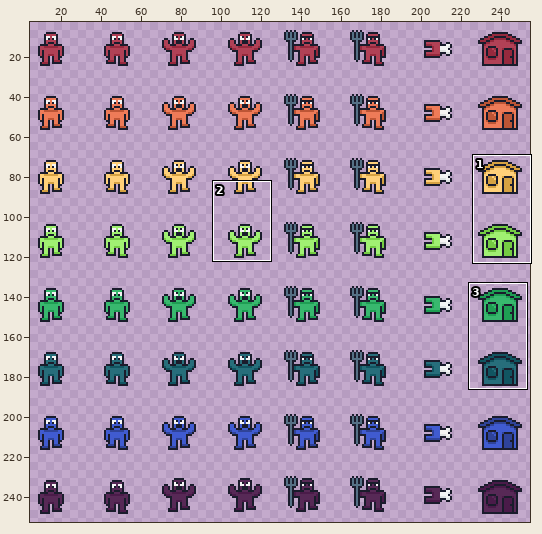
File history of a sprite sheet, Art/villagers.png. Above, an overview of the earlier version with the close-up marked.
Close-up. As it was:
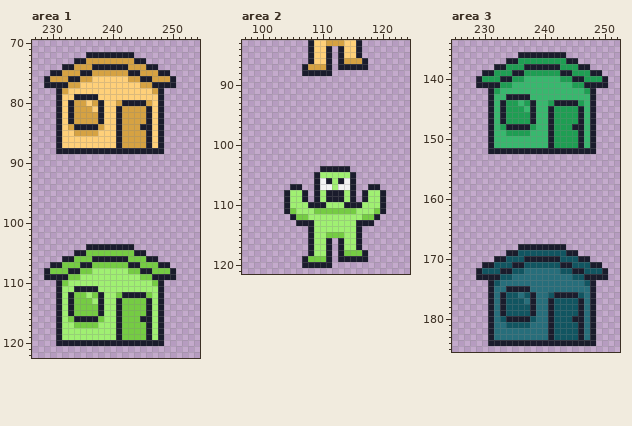
The file is 256x256 pixels. Shown: area 1: x 227..254, y 70..122; area 2: x 97..124, y 83..121; area 3: x 225..252, y 134..185. The wide view leaves out empty margins. The commit also changed other parts of the picture, which this record leaves out.
After:
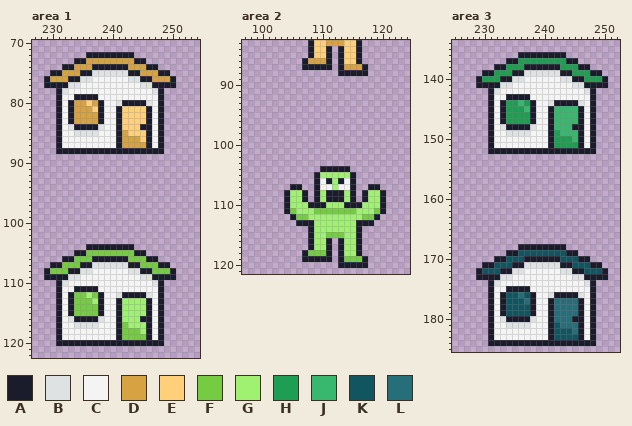
Palette (. is transparent): A #1a1c2c  B #dee2e3  C #f4f4f4  D #d6a242  E #ffd079  F #75cc43  G #a0f072  H #1e9e53  J #38b86e  K #115561  L #276e7b
Diff:
Area 1:
y 75: x 237..242 DDDDDD -> BBBBBB
y 76: x 235..244 DDEEEEEEDD -> BBCCCCCCBB
y 77: x 233..246 DDEEEEEEEEEEDD -> BBCCCCCCCCCCBB
y 78: x 232..247 DEEEEEEEEEEEEEED -> BCCCCCCCCCCCCCCB
y 79: x 232..233 EE -> CC; x 238..247 EEEEEEEEEE -> CCCCCCCCCC
y 80: x 232 E -> C; x 239..241 EED -> CCB; x 246..247 DE -> BC
y 81..83: x 232 E -> C; x 239..240 EE -> CC; x 242..245 DDDD -> EEEE; x 247 E -> C
y 84: x 232..233 ED -> CB; x 238..240 DEE -> BCC; x 242..244 DDD -> EEE; x 247 E -> C
y 85: x 232..240 EEDDDDEEE -> CCBBBBCCC; x 243..245 DDD -> EEE; x 247 E -> C
y 86: x 232..240 EEEEEEEEE -> CCCCCCCCC; x 245 D -> E; x 247 E -> C
y 87: x 232..240 EEEEEEEEE -> CCCCCCCCC; x 247 E -> C
y 107: x 237..242 FFFFFF -> BBBBBB
y 108: x 235..244 FFGGGGGGFF -> BBCCCCCCBB
y 109: x 233..246 FFGGGGGGGGGGFF -> BBCCCCCCCCCCBB
y 110: x 232..247 FGGGGGGGGGGGGGGF -> BCCCCCCCCCCCCCCB
y 111: x 232..233 GG -> CC; x 238..247 GGGGGGGGGG -> CCCCCCCCCC
y 112: x 232 G -> C; x 239..241 GGF -> CCB; x 246..247 FG -> BC
y 113..115: x 232 G -> C; x 239..240 GG -> CC; x 242..245 FFFF -> GGGG; x 247 G -> C
y 116: x 232..233 GF -> CB; x 238..240 FGG -> BCC; x 242..244 FFF -> GGG; x 247 G -> C
y 117: x 232..240 GGFFFFGGG -> CCBBBBCCC; x 243..245 FFF -> GGG; x 247 G -> C
y 118: x 232..240 GGGGGGGGG -> CCCCCCCCC; x 245 F -> G; x 247 G -> C
y 119: x 232..240 GGGGGGGGG -> CCCCCCCCC; x 247 G -> C
Area 2:
y 86: x 107..110 .AEE -> ADDD; x 114..117 DDDA -> EEA.
y 87: x 108..110 DDD -> AAA; x 114..116 AAA -> DDD
y 88: x 107..111 AAAAA -> .....; x 113..117 ..... -> AAAAA
y 118: x 107..110 .AGG -> AFFF; x 114..117 FFFA -> GGA.
y 119: x 108..110 FFF -> AAA; x 114..116 AAA -> FFF
y 120: x 107..111 AAAAA -> .....; x 113..117 ..... -> AAAAA
Area 3:
y 139: x 237..242 HHHHHH -> BBBBBB
y 140: x 235..244 HHJJJJJJHH -> BBCCCCCCBB
y 141: x 233..246 HHJJJJJJJJJJHH -> BBCCCCCCCCCCBB
y 142: x 232..247 HJJJJJJJJJJJJJJH -> BCCCCCCCCCCCCCCB
y 143: x 232..233 JJ -> CC; x 238..247 JJJJJJJJJJ -> CCCCCCCCCC
y 144: x 232 J -> C; x 239..241 JJH -> CCB; x 246..247 HJ -> BC
y 145..147: x 232 J -> C; x 239..240 JJ -> CC; x 242..245 HHHH -> JJJJ; x 247 J -> C
y 148: x 232..233 JH -> CB; x 238..240 HJJ -> BCC; x 242..244 HHH -> JJJ; x 247 J -> C
y 149: x 232..240 JJHHHHJJJ -> CCBBBBCCC; x 243..245 HHH -> JJJ; x 247 J -> C
y 150: x 232..240 JJJJJJJJJ -> CCCCCCCCC; x 245 H -> J; x 247 J -> C
y 151: x 232..240 JJJJJJJJJ -> CCCCCCCCC; x 247 J -> C
y 171: x 237..242 KKKKKK -> BBBBBB
y 172: x 235..244 KKLLLLLLKK -> BBCCCCCCBB
y 173: x 233..246 KKLLLLLLLLLLKK -> BBCCCCCCCCCCBB
y 174: x 232..247 KLLLLLLLLLLLLLLK -> BCCCCCCCCCCCCCCB
y 175: x 232..233 LL -> CC; x 238..247 LLLLLLLLLL -> CCCCCCCCCC
y 176: x 232 L -> C; x 239..241 LLK -> CCB; x 246..247 KL -> BC
y 177..179: x 232 L -> C; x 239..240 LL -> CC; x 242..245 KKKK -> LLLL; x 247 L -> C
y 180: x 232..233 LK -> CB; x 238..240 KLL -> BCC; x 242..244 KKK -> LLL; x 247 L -> C
y 181: x 232..240 LLKKKKLLL -> CCBBBBCCC; x 243..245 KKK -> LLL; x 247 L -> C
y 182: x 232..240 LLLLLLLLL -> CCCCCCCCC; x 245 K -> L; x 247 L -> C
y 183: x 232..240 LLLLLLLLL -> CCCCCCCCC; x 247 L -> C
